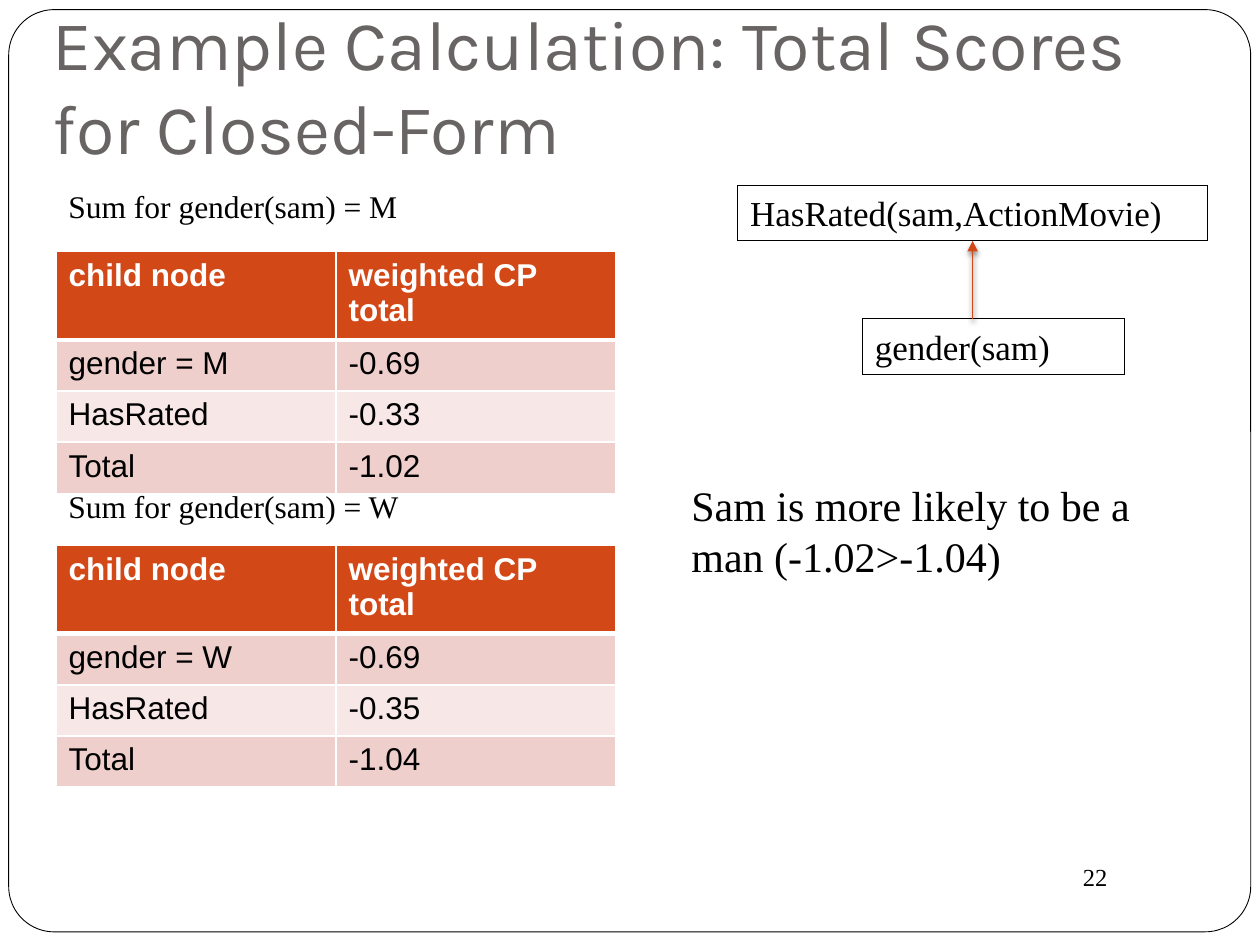
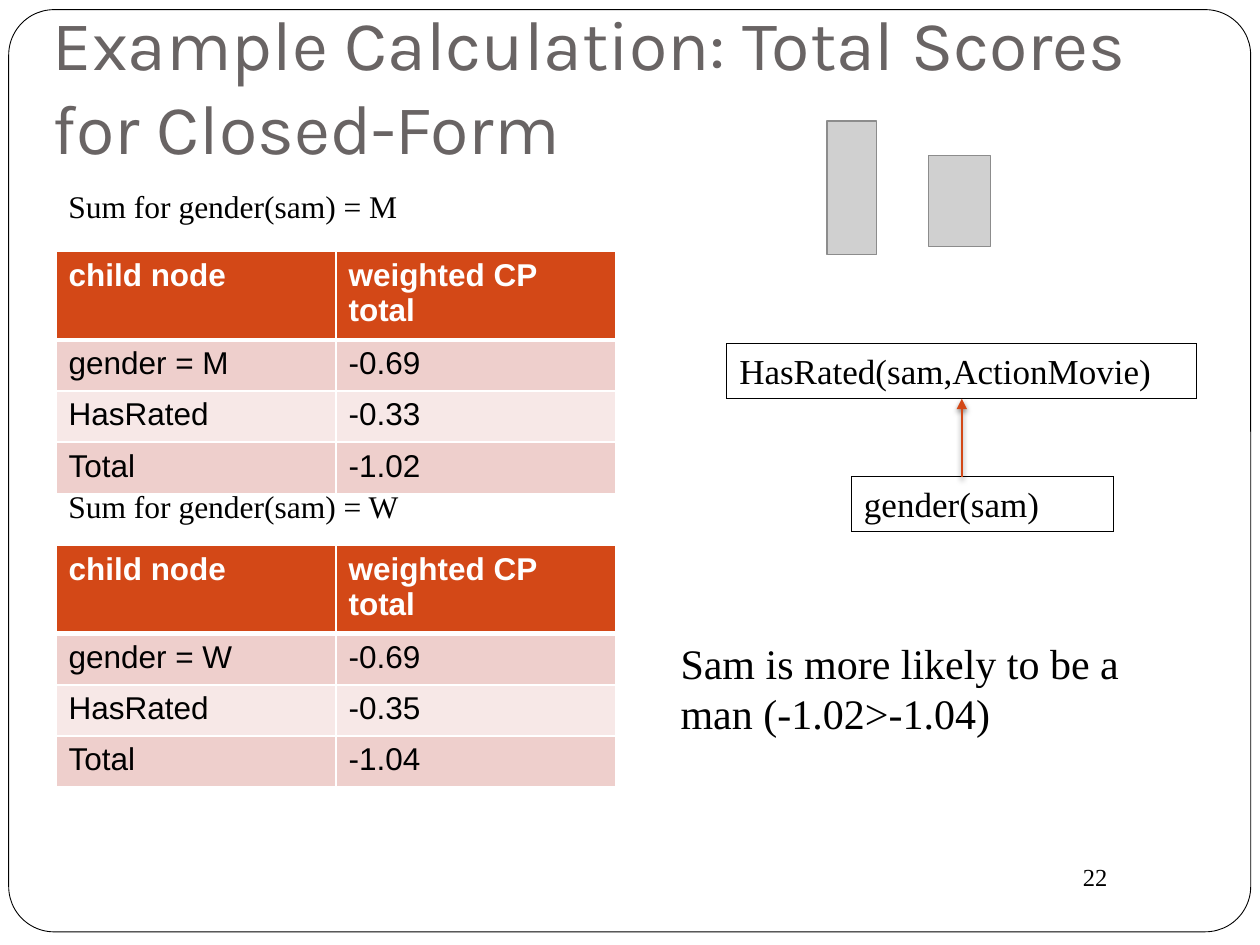
Before and after one commit to oschulte/srl-tutorial-slides, a slide deck: slide 22 of ch5-rel-bayes-net-classifier.pptx. Drawn at 1260x945 pixels with LibreOffice and Linux fonts; fonts in the diff are those of the drawing; grey boxes stand for pictures. Boxes give left, top, right and bottom in pixels: in the first picture for what was removed or moved away, otherwise in the second. Text is boxed around its words. In the diff, an @@ line names an element or a change of style, - is before the commit and + after.

```diff
--- a/ch5-rel-bayes-net-classifier.pptx
+++ b/ch5-rel-bayes-net-classifier.pptx
@@ picture added at (827, 121, 876, 255) @@
@@ picture added at (929, 155, 990, 246) @@
@@ rectangle "HasRated(sam,ActionMovie)": place and size @@
-rectangle "HasRated(sam,ActionMovie)" at (738, 185, 1208, 241)
+rectangle "HasRated(sam,ActionMovie)" at (727, 344, 1197, 399)
@@ 1 rectangle, 1 text, 1 arrow: place and size @@
-1 rectangle, 1 text, 1 arrow at (691, 241, 1130, 581)
+1 rectangle, 1 text, 1 arrow at (681, 398, 1119, 738)
```
Also in this commit, not shown: 18 other slides changed, 1 slide added, 2 slides removed, 1 other file.
